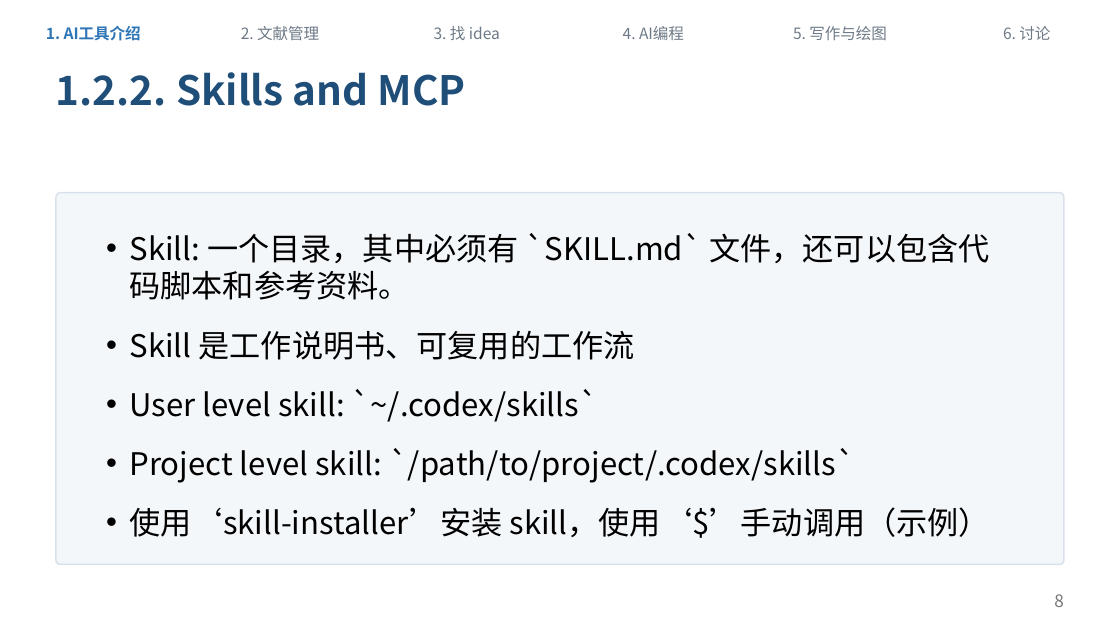
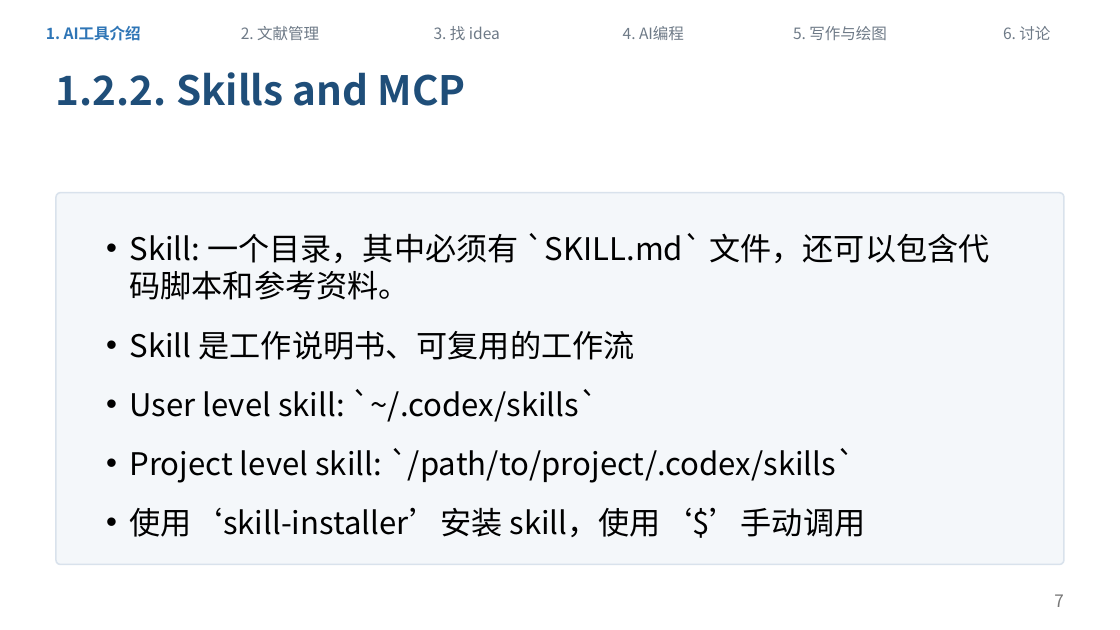
Before and after one commit to sicilyala/ai_sharing, a slide deck: slide 7 of docs/ai-workflow-sharing-v1.pptx (slide 8 before the commit). Drawn at 1120x630 pixels with LibreOffice and Linux fonts; fonts in the diff are those of the drawing. Boxes give left, top, right and bottom in pixels: in the first picture for what was removed or moved away, otherwise in the second. Text is boxed around its words. In the diff, an @@ line names an element or a change of style, - is before the commit and + after.

```diff
--- a/docs/ai-workflow-sharing-v1.pptx
+++ b/docs/ai-workflow-sharing-v1.pptx
@@ text at [130,507,866,538]: text changed @@
-• 使用‘skill-installer’安装 skill，使用‘$’手动调用（示例）
+• 使用‘skill-installer’安装 skill，使用‘$’手动调用
@@ page number at [1054,594,1063,607]: text changed @@
-8
+7
```
Also in this commit, not shown: 9 other slides changed, 1 slide removed, 7 other files.
